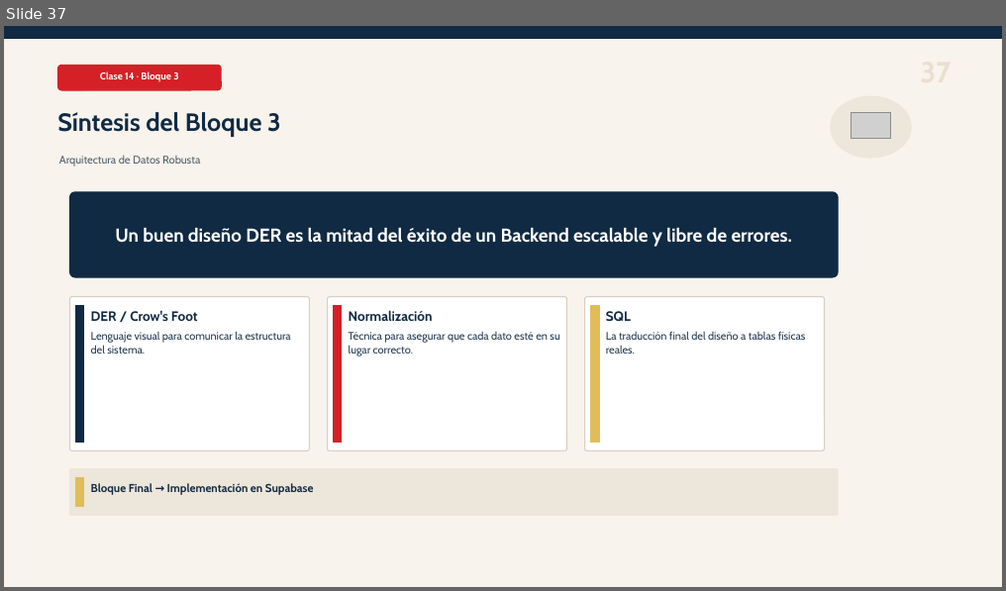
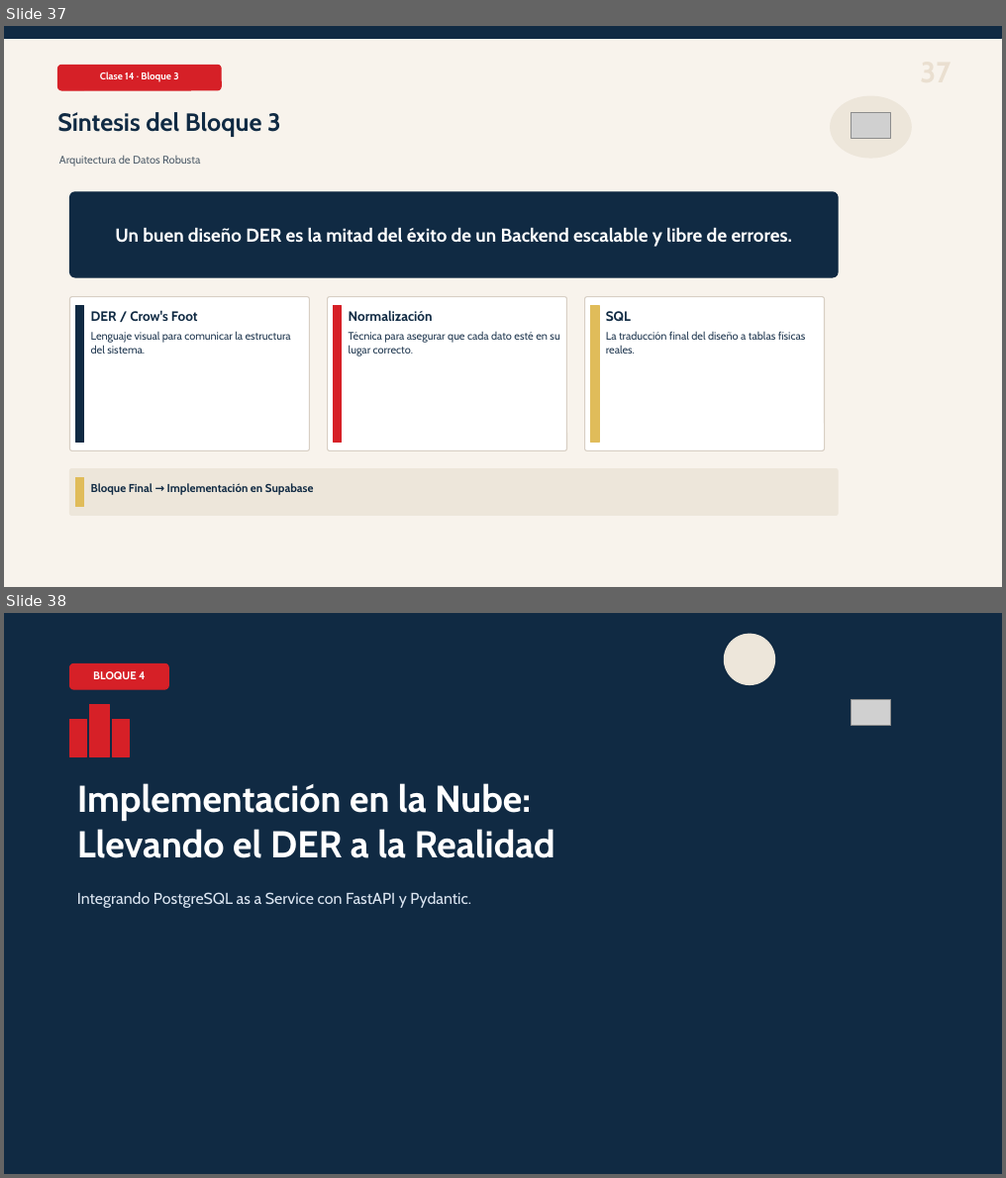
Before and after one commit to Dieg0Code/PRO301_Taller_de_Aplicaciones_para_Internet, a slide deck: clases/semana-05/02/ppt/Clase-14-Persistencia-Modelado.pptx. Shown one above the other, each under a label of ours: slide 37 before the commit, slides 37 and 38 after it. The pictures are 1006x591 and 1006x1178 pixels, drawn with LibreOffice and Linux fonts; fonts in the diff are those of the drawing; grey boxes stand for pictures. Boxes give left, top, right and bottom in pixels: in the first picture for what was removed or moved away, otherwise in the second. Text is boxed around its words. In the diff, an @@ line names an element or a change of style, - is before the commit and + after.

```diff
--- a/clases/semana-05/02/ppt/Clase-14-Persistencia-Modelado.pptx
+++ b/clases/semana-05/02/ppt/Clase-14-Persistencia-Modelado.pptx
@@ slide 38 added at [4, 613, 1002, 1174], background #102A43 @@
@@ ellipse added at [724, 634, 775, 685], fill #EDE6DA, outline #EDE6DA 1 pt @@
@@ rounded rectangle added at [70, 663, 168, 689], fill #D62027, outline #D62027 1 pt @@
@@ text added at [93, 671, 145, 679], 10.6 pt, text #FFFFFF, bold @@
+BLOQUE 4
@@ picture added at [850, 700, 891, 725] @@
@@ rectangle added at [70, 719, 86, 758], fill #D62027, outline #D62027 1 pt @@
@@ rectangle added at [89, 704, 109, 757], fill #D62027, outline #D62027 1 pt @@
@@ rectangle added at [113, 719, 129, 758], fill #D62027, outline #D62027 1 pt @@
@@ text added at [77, 783, 555, 859], 36 pt, text #FFFFFF, bold @@
+Implementación en la Nube:
+Llevando el DER a la Realidad
@@ text added at [77, 892, 471, 908], 15.2 pt, text #DCE6F2 @@
+Integrando PostgreSQL as a Service con FastAPI y Pydantic.
```
Also in this commit, not shown: 1 slide changed, 25 other slides added, 2 other files.
